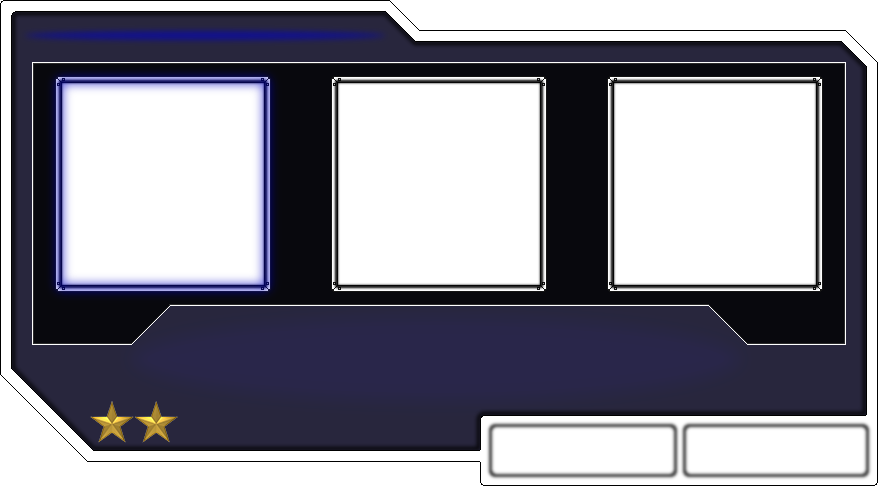
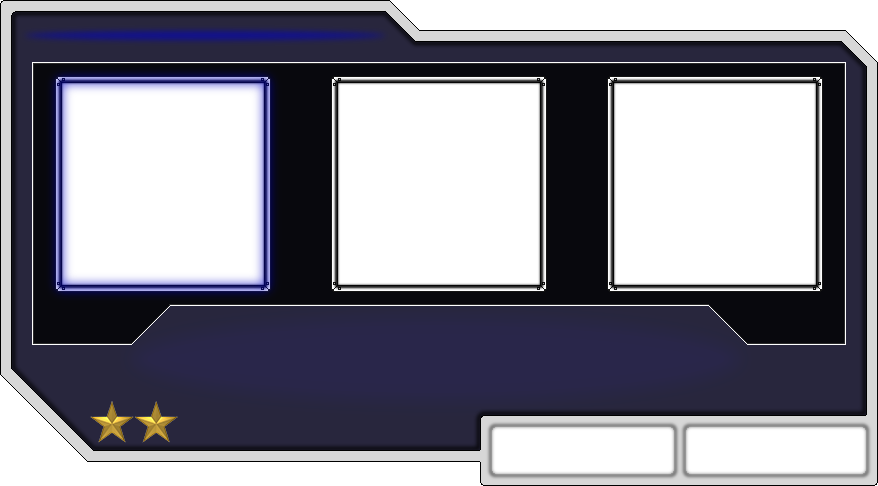
The second 878 x 486 image is a revision of the first. Changes to its layers:
"Layer 63": opacity 80% → 50% over [485, 420, 873, 481]
added layer "Layer 76" above "Layer 75" over [1, 1, 877, 485]
hid "Layer 24", opacity 100% → 80% over [1, 1, 877, 485]
